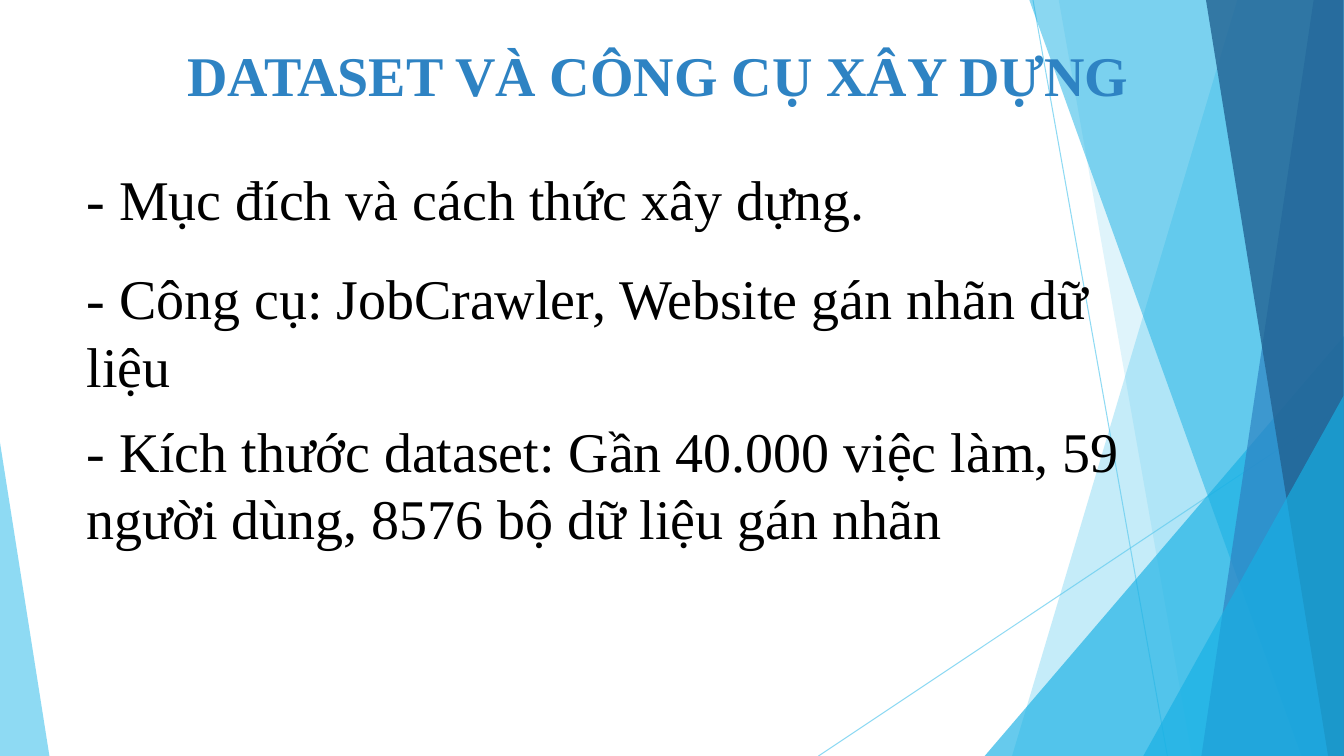
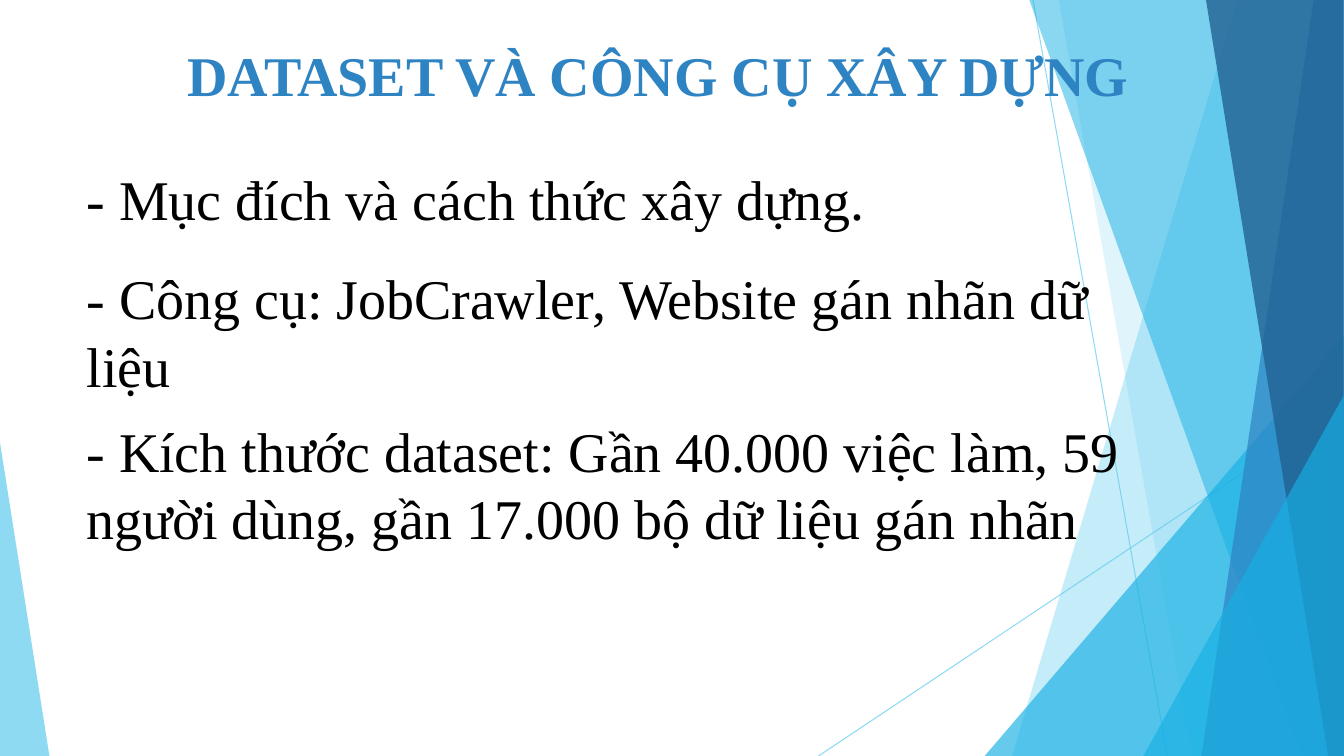
Before and after one commit to tuyennta/JobRecSys, a slide deck: slide 7 of Documents/Báo cáo/Bao cao KLTN_2.pptx. Drawn at 1344x756 pixels with LibreOffice and Linux fonts; fonts in the diff are those of the drawing. Boxes give left, top, right and bottom in pixels: in the first picture for what was removed or moved away, otherwise in the second. Text is boxed around its words. In the diff, an @@ line names an element or a change of style, - is before the commit and + after.

```diff
--- a/Documents/Báo cáo/Bao cao KLTN_2.pptx
+++ b/Documents/Báo cáo/Bao cao KLTN_2.pptx
@@ text at <box>87,429,1118,550</box>: text changed @@
-- Kích thước dataset: Gần 40.000 việc làm, 59 người dùng, 8576 bộ dữ liệu gán nhãn
+- Kích thước dataset: Gần 40.000 việc làm, 59 người dùng, gần 17.000 bộ dữ liệu gán nhãn
```
Also in this commit, not shown: 3 other slides changed.
